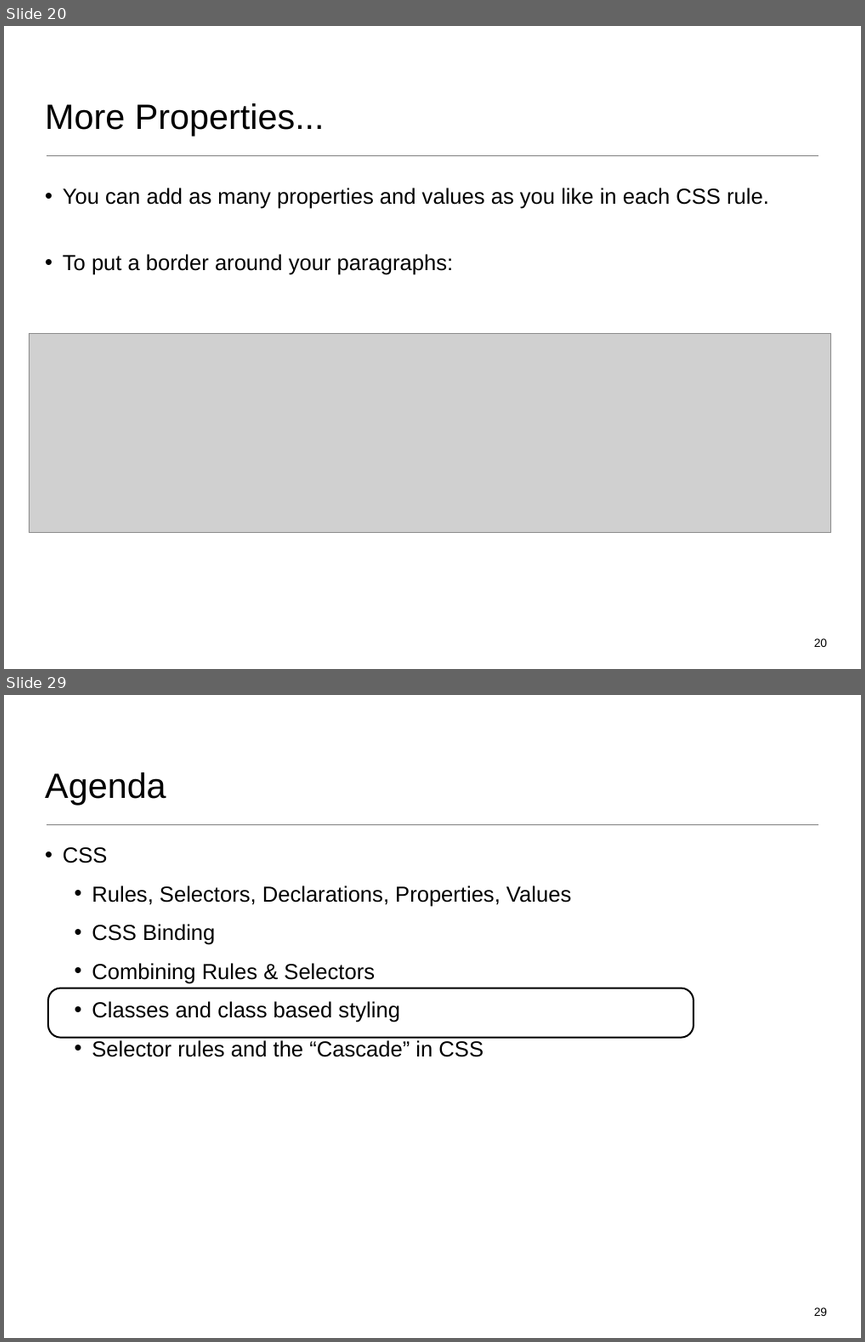
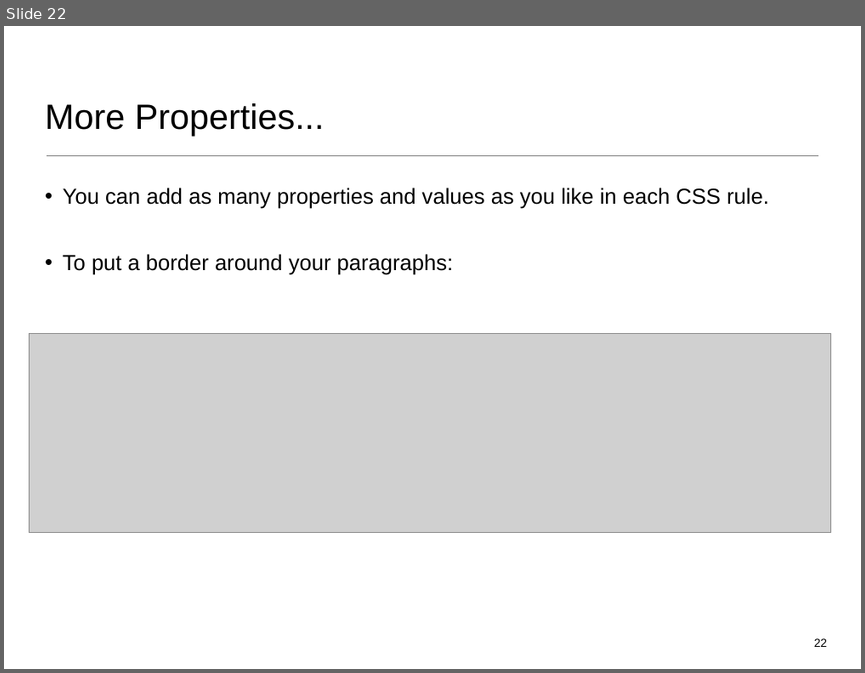
Before and after one commit to wit-web-dev-2015/web-dev-1, a slide deck: topic02/talk-2/css-1.ppt. Shown one above the other, each under a label of ours: slides 20 and 29 before the commit, slide 22 after it; the slides between them are not shown. The pictures are 865x1342 and 865x673 pixels, drawn with LibreOffice and Linux fonts; fonts in the diff are those of the drawing; grey boxes stand for pictures. Boxes give left, top, right and bottom in pixels: in the first picture for what was removed or moved away, otherwise in the second. Text is boxed around its words. In the diff, an @@ line names an element or a change of style, - is before the commit and + after.

```diff
--- a/topic02/talk-2/css-1.ppt
+++ b/topic02/talk-2/css-1.ppt
@@ slide 29 removed at [4, 695, 861, 1338], background #FFFFFF; not listed: 1 template element that a slide beside it also shows @@
@@ title removed at [45, 772, 166, 805] @@
-Agenda
@@ text removed at [63, 847, 571, 1057] @@
-• CSS
-  • Rules, Selectors, Declarations, Properties, Values
-  • CSS Binding
-  • Combining Rules & Selectors
-  • Classes and class based styling
-  • Selector rules and the “Cascade” in CSS
@@ rounded rectangle removed at [48, 988, 693, 1038] @@
@@ page number removed at [814, 1307, 827, 1315] @@
-29
@@ what was slide 20 is now slide 22 @@
@@ page number at [814, 638, 827, 646]: text changed @@
-20
+22
```
Also in this commit, not shown: 3 slides changed, 3 slides added, 20 other slides removed, 11 other files.
